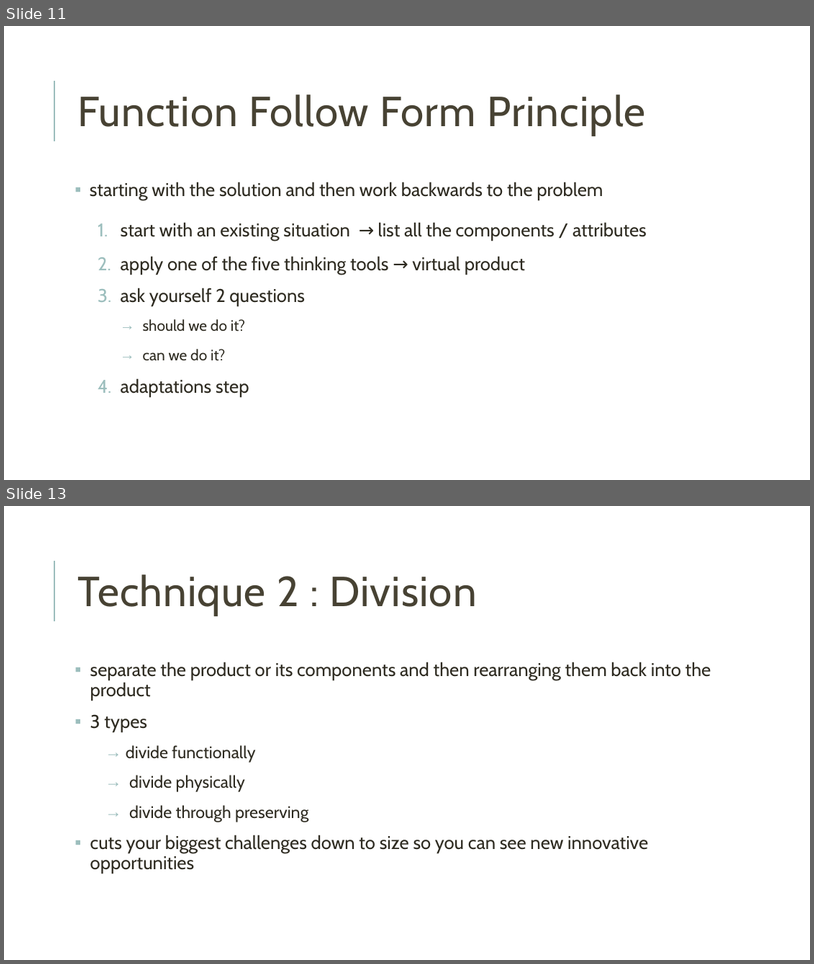
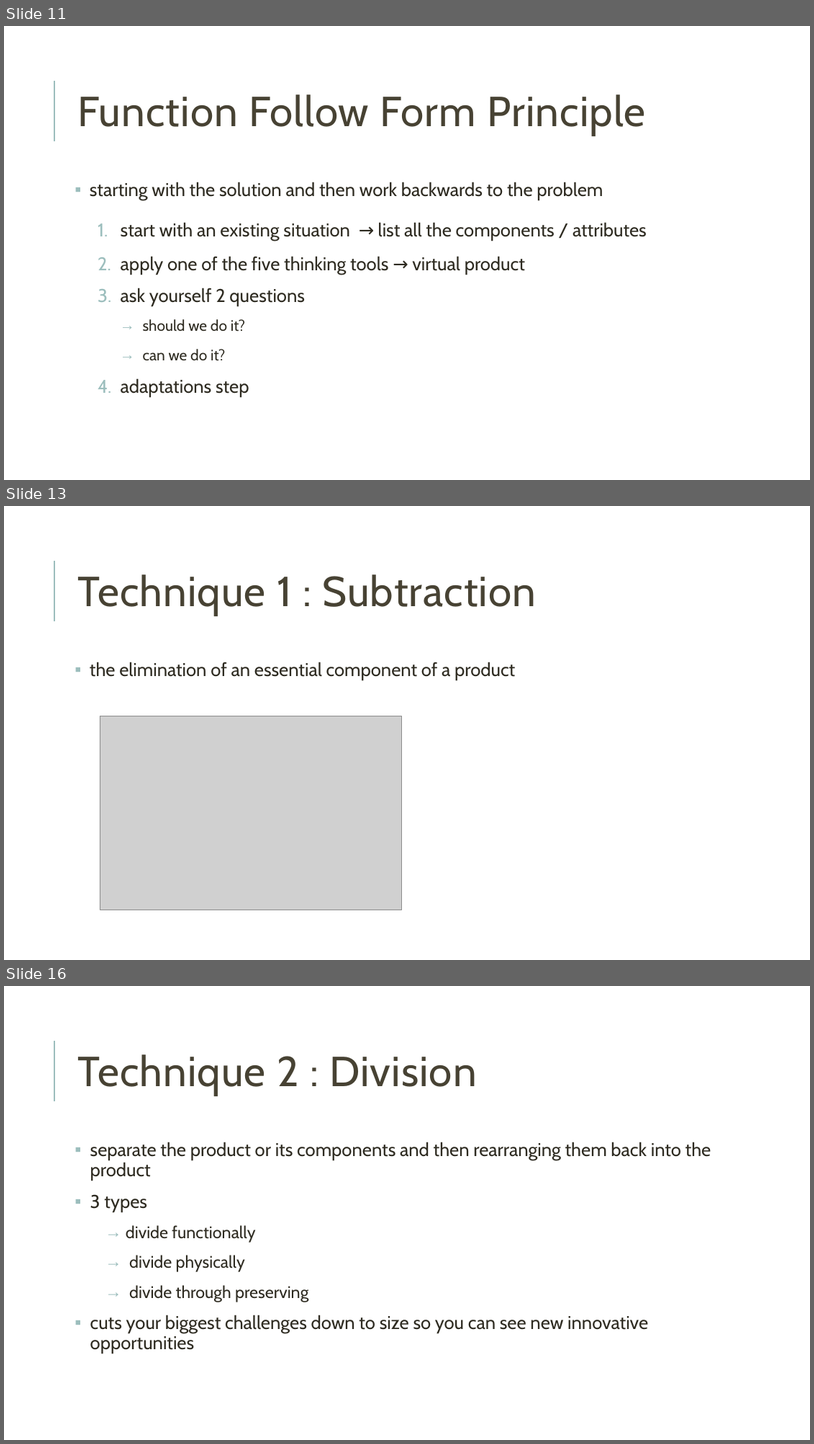
Before and after one commit to tmwtml/tmmm, a slide deck: Creative Thinking.pptx. Shown one above the other, each under a label of ours: slides 11 and 13 before the commit, slides 11, 13 and 16 after it; the slides between them are not shown. The pictures are 814x964 and 814x1444 pixels, drawn with LibreOffice and Linux fonts; fonts in the diff are those of the drawing; grey boxes stand for pictures. Boxes give left, top, right and bottom in pixels: in the first picture for what was removed or moved away, otherwise in the second. Text is boxed around its words. In the diff, an @@ line names an element or a change of style, - is before the commit and + after.

Commit message:
Add example picture

```diff
--- a/Creative Thinking.pptx
+++ b/Creative Thinking.pptx
@@ slide 13 added at (4,506,810,960), background #FFFFFF; not listed: 1 template element that a slide beside it also shows @@
@@ title added at (77,574,536,615), 50 pt, text #474233 @@
+Technique 1 : Subtraction
@@ text added at (90,662,515,680), 22 pt, text #2E2B21 @@
+▪ the elimination of an essential component of a product
@@ picture added at (100,716,401,909) @@
@@ what was slide 13 is now slide 16 @@
```
Also in this commit, not shown: 2 slides changed, 8 other slides added.
